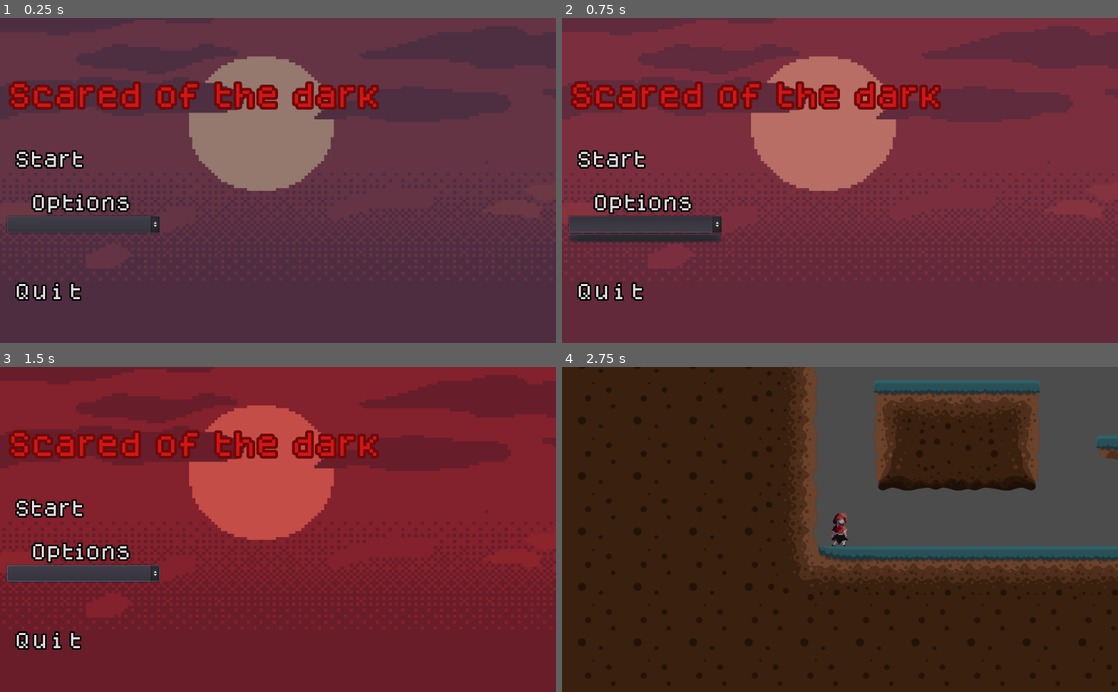
Above: before the commit, frames 1-4 (two rows, left to right).
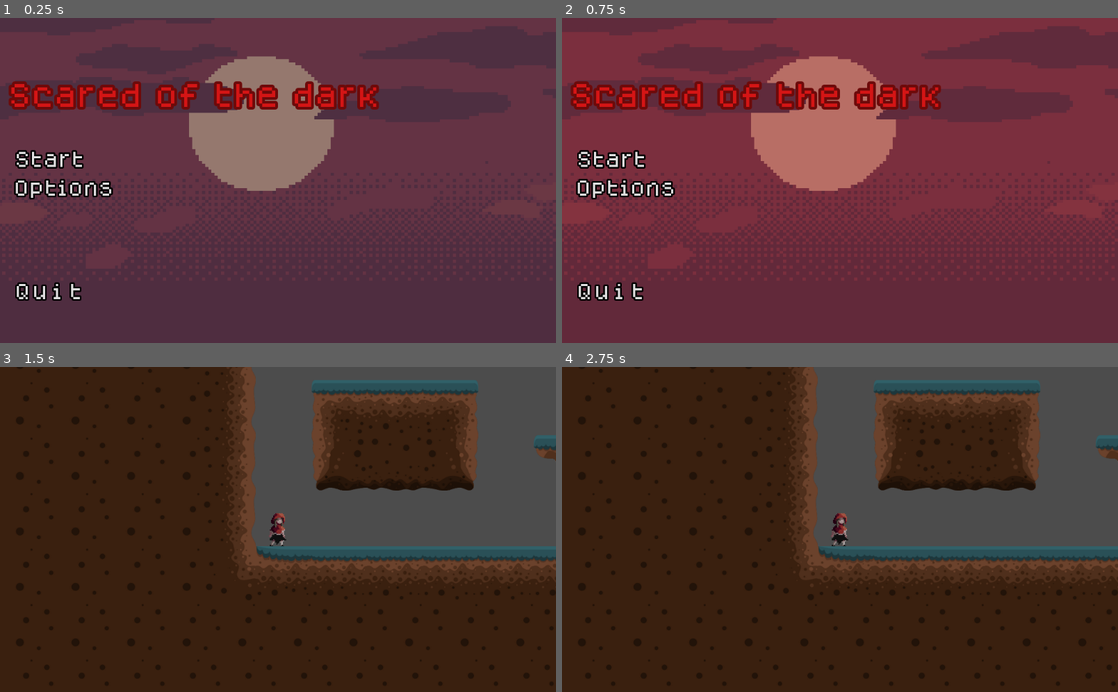
Above: after the commit, the same moments.

Repository: beldonholt/YourMum
Game: Godot game, scene res://StartMenu.tscn
Two runs of this game, one before a commit and one after it. Both use one fixed random seed, a clock stepped at 60 frames per second and the inputs below. The engine's default icon, where the game draws it, is replaced by a stand-in: a white triangle on a blue panel in a dark square.
Inputs (mouse positions are in pixels of both pictures, inside the frame that each line leads up to):
- Up to frame 1 (0.25 s): no input
- Up to frame 2 (0.75 s): click (645, 222) at 0.52 s
- Up to frame 3 (1.5 s): click "Start" at 1.25 s
- Up to frame 4 (2.75 s): click (612, 506) at 2 s, where only the run before the commit has a clickable "Start"

The runs differ from the first frame. In frame 1, 2.4% of the frame differs, in the area x 1-29%, y 49-67%; in frame 2, 3.6%; in frame 3, 99%, in the area x 0-100%, y 0-100%; in frame 4, nothing differs.

Commit message:
Update StartMenu.tscn

Diff:
--- a/Lvl 3 Main progect/StartMenu.tscn
+++ b/Lvl 3 Main progect/StartMenu.tscn
@@ -120,17 +120,11 @@
 "_edit_use_anchors_": false
 }
 
-[node name="OptionButton" type="OptionButton" parent="."]
-margin_left = 13.1786
-margin_top = 365.661
-margin_right = 294.179
-margin_bottom = 395.661
-
 [node name="Options" type="Button" parent="."]
-margin_left = 50.6055
-margin_top = 314.644
-margin_right = 250.606
-margin_bottom = 362.644
+margin_left = 19.4576
+margin_top = 288.216
+margin_right = 219.458
+margin_bottom = 336.216
 custom_fonts/font = SubResource( 6 )
 custom_colors/font_color_disabled = Color( 1, 1, 1, 1 )
 text = "Options"
